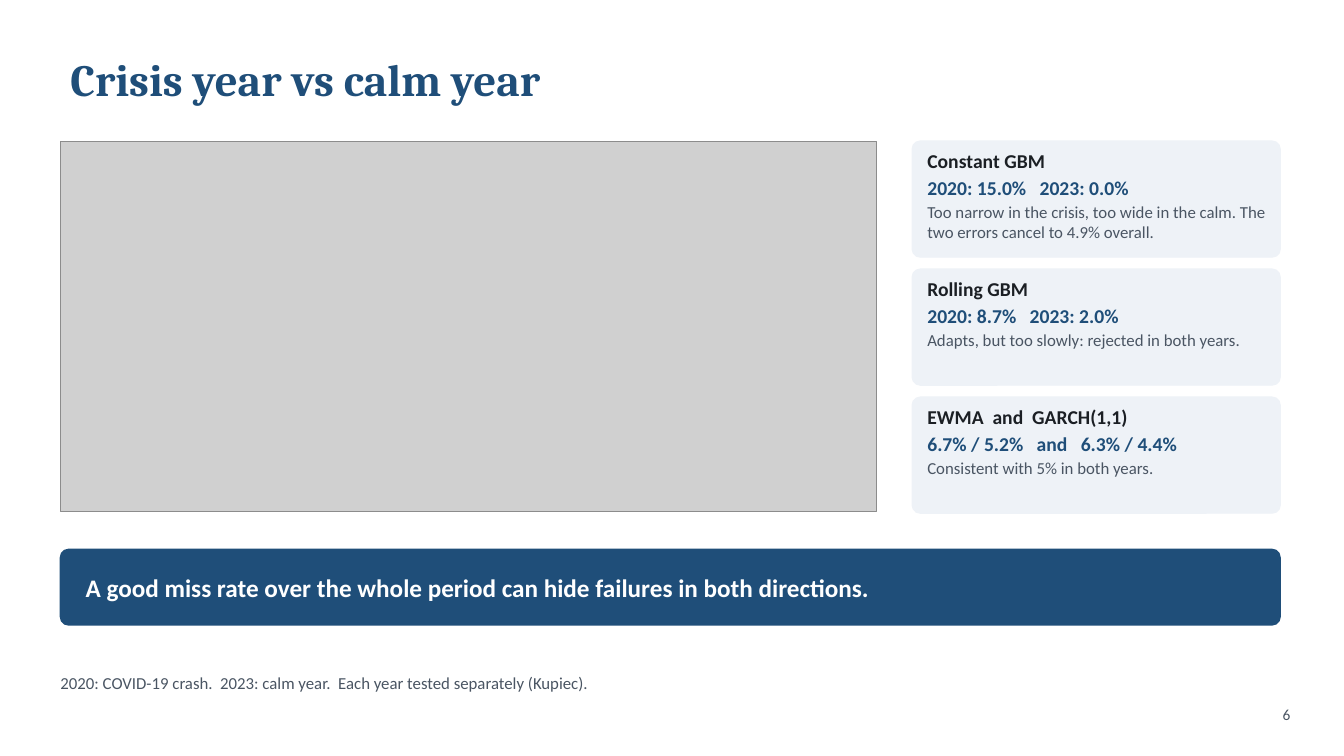
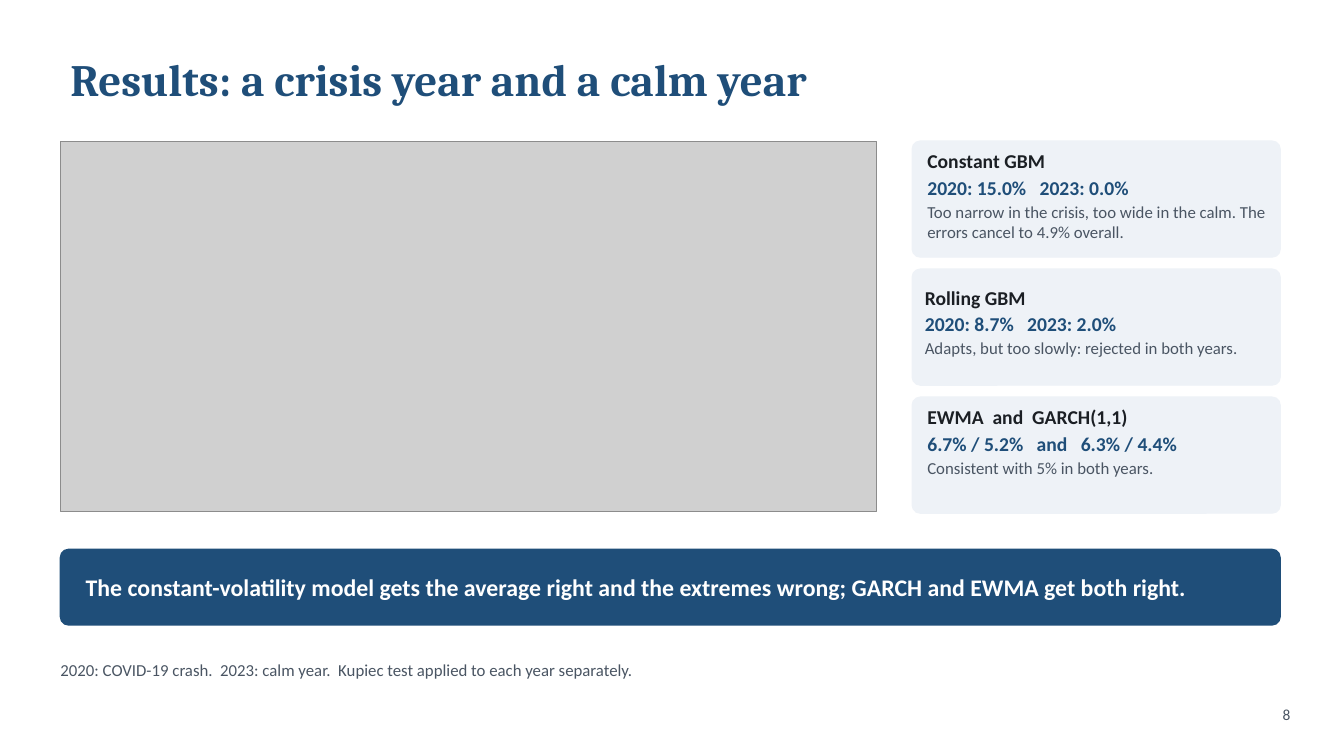
Before and after one commit to Harry140896/Volatility-band-width, a slide deck: slide 8 of docs/Volatility_Band_Width_slides.pptx (slide 6 before the commit). Drawn at 1344x756 pixels with LibreOffice and Linux fonts; fonts in the diff are those of the drawing; grey boxes stand for pictures. Boxes give left, top, right and bottom in pixels: in the first picture for what was removed or moved away, otherwise in the second. Text is boxed around its words. In the diff, an @@ line names an element or a change of style, - is before the commit and + after.

```diff
--- a/docs/Volatility_Band_Width_slides.pptx
+++ b/docs/Volatility_Band_Width_slides.pptx
@@ title at (x1=70, y1=65, x2=807, y2=106): text changed @@
-Crisis year vs calm year
+Results: a crisis year and a calm year
@@ text at (x1=927, y1=206, x2=1265, y2=238): text changed @@
-Too narrow in the crisis, too wide in the calm. The two errors cancel to 4.9% overall.
+Too narrow in the crisis, too wide in the calm. The errors cancel to 4.9% overall.
@@ text "Rolling GBM" moved from (x1=927, y1=282, x2=1240, y2=349) to (x1=925, y1=291, x2=1237, y2=357) @@
@@ text at (x1=86, y1=579, x2=1186, y2=600): text changed; size 18 to 17 pt @@
-A good miss rate over the whole period can hide failures in both directions.
+The constant-volatility model gets the average right and the extremes wrong; GARCH and EWMA get both right.
@@ text at (x1=60, y1=664, x2=632, y2=679): text changed @@
-2020: COVID-19 crash. 2023: calm year. Each year tested separately (Kupiec).
+2020: COVID-19 crash. 2023: calm year. Kupiec test applied to each year separately.
@@ page number at (x1=1283, y1=709, x2=1291, y2=720): text changed @@
-6
+8
```
Also in this commit, not shown: 3 other slides changed, 5 slides added, 3 slides removed.
